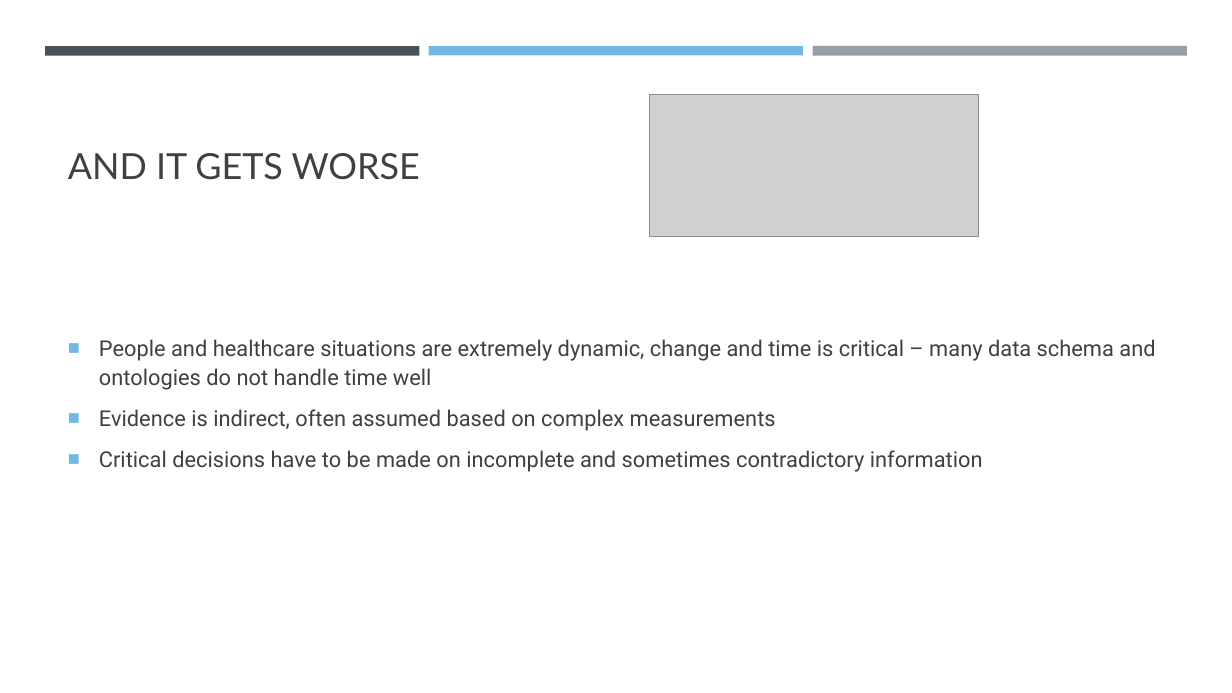
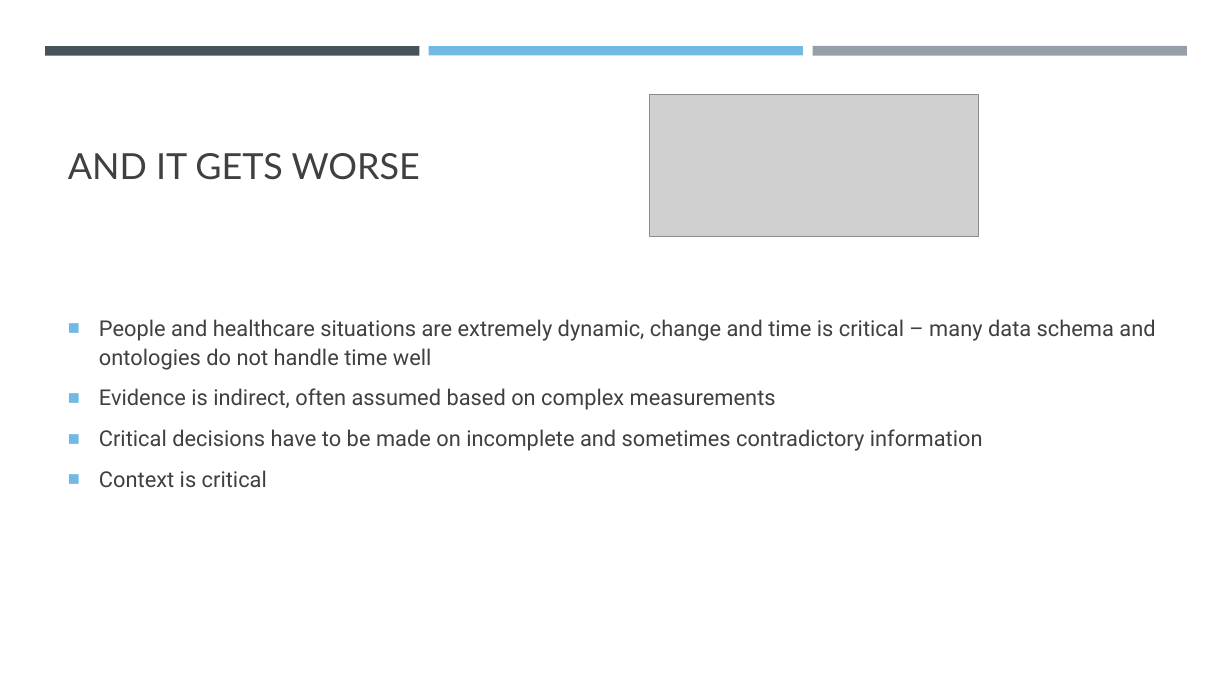
Before and after one commit to ModelDriven/OnticHealth, a slide deck: slide 4 of Documentation/Clinical Concepts for Healthcare Information Sharing.pptx. Drawn at 1232x693 pixels with LibreOffice and Linux fonts; fonts in the diff are those of the drawing; grey boxes stand for pictures. Boxes give left, top, right and bottom in pixels: in the first picture for what was removed or moved away, otherwise in the second. Text is boxed around its words. In the diff, an @@ line names an element or a change of style, - is before the commit and + after.

```diff
--- a/Documentation/Clinical Concepts for Healthcare Information Sharing.pptx
+++ b/Documentation/Clinical Concepts for Healthcare Information Sharing.pptx
@@ text at box(99, 470, 267, 487): paragraph added @@
+■ Context is critical
```
Also in this commit, not shown: 3 other slides changed, 2 other files.
